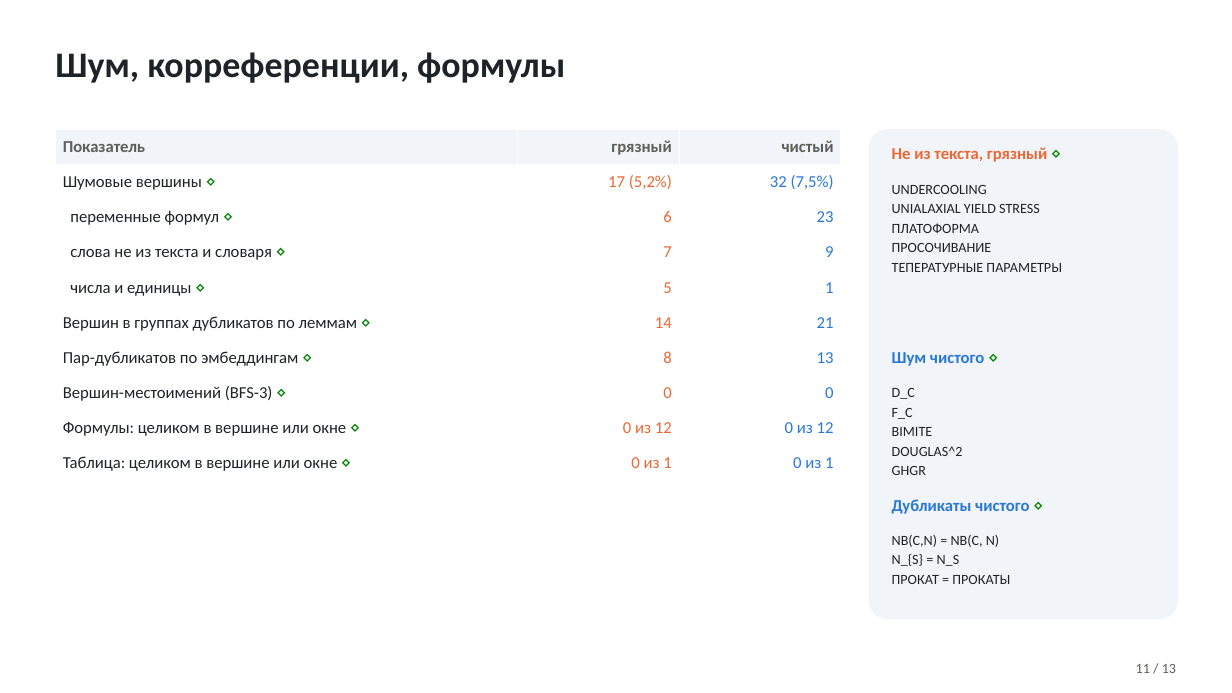
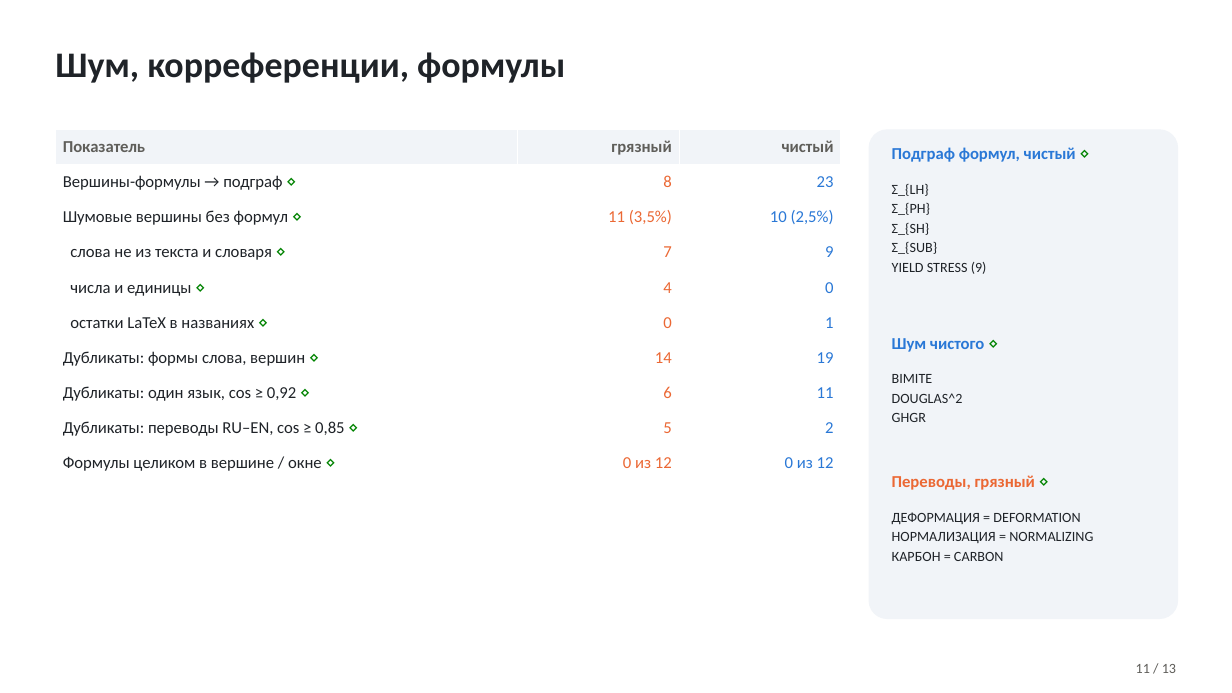
Before and after one commit to TeaDove/mam-26-1, a slide deck: slide 11 of 1-graph/lab-2/results/presentation.pptx. Drawn at 1232x693 pixels with LibreOffice and Linux fonts; fonts in the diff are those of the drawing. Boxes give left, top, right and bottom in pixels: in the first picture for what was removed or moved away, otherwise in the second. Text is boxed around its words. In the diff, an @@ line names an element or a change of style, - is before the commit and + after.

```diff
--- a/1-graph/lab-2/results/presentation.pptx
+++ b/1-graph/lab-2/results/presentation.pptx
@@ table at [55, 129, 841, 481] @@
-row 2: Шумовые вершины ⋄ | 17 (5,2%) | 32 (7,5%)
+row 2: Вершины-формулы → подграф ⋄ | 8 | 23
-row 3: переменные формул ⋄ | 6 | 23
+row 3: Шумовые вершины без формул ⋄ | 11 (3,5%) | 10 (2,5%)
-row 5, column 2: 5
+row 5, column 2: 4
-row 5, column 3: 1
+row 5, column 3: 0
-row 6: Вершин в группах дубликатов по леммам ⋄ | 14 | 21
+row 6: остатки LaTeX в названиях ⋄ | 0 | 1
-row 7: Пар-дубликатов по эмбеддингам ⋄ | 8 | 13
+row 7: Дубликаты: формы слова, вершин ⋄ | 14 | 19
-row 8: Вершин-местоимений (BFS-3) ⋄ | 0 | 0
+row 8: Дубликаты: один язык, cos ≥ 0,92 ⋄ | 6 | 11
-row 9: Формулы: целиком в вершине или окне ⋄ | 0 из 12 | 0 из 12
+row 9: Дубликаты: переводы RU–EN, cos ≥ 0,85 ⋄ | 5 | 2
-row 10: Таблица: целиком в вершине или окне ⋄ | 0 из 1 | 0 из 1
+row 10: Формулы целиком в вершине / окне ⋄ | 0 из 12 | 0 из 12
@@ text at [892, 147, 1076, 162]: text changed; text colour #EB6834 to #2A78D6 @@
-Не из текста, грязный ⋄
+Подграф формул, чистый ⋄
@@ text at [892, 184, 987, 274]: text changed @@
-UNDERCOOLING
-UNIALAXIAL YIELD STRESS
-ПЛАТОФОРМА
-ПРОСОЧИВАНИЕ
-ТЕПЕРАТУРНЫЕ ПАРАМЕТРЫ
+Σ_{LH}
+Σ_{PH}
+Σ_{SH}
+Σ_{SUB}
+YIELD STRESS (9)
@@ text "Шум чистого ⋄": place and size @@
-text "Шум чистого ⋄" at [892, 352, 984, 366]
+text "Шум чистого ⋄" at [892, 338, 984, 352]
@@ text "BIMITE": place and size @@
-text "BIMITE" at [892, 388, 963, 475]
+text "BIMITE" at [892, 374, 963, 422]
@@ text at [892, 388, 915, 419]: paragraphs removed @@
-D_C
-F_C
@@ text at [892, 475, 1035, 490]: text changed; text colour #2A78D6 to #EB6834 @@
-Дубликаты чистого ⋄
+Переводы, грязный ⋄
@@ text at [892, 512, 1093, 561]: text changed @@
-NB(C,N) = NB(C, N)
-N_{S} = N_S
-ПРОКАТ = ПРОКАТЫ
+ДЕФОРМАЦИЯ = DEFORMATION
+НОРМАЛИЗАЦИЯ = NORMALIZING
+КАРБОН = CARBON
```
Also in this commit, not shown: 4 other slides changed, 19 other files.
